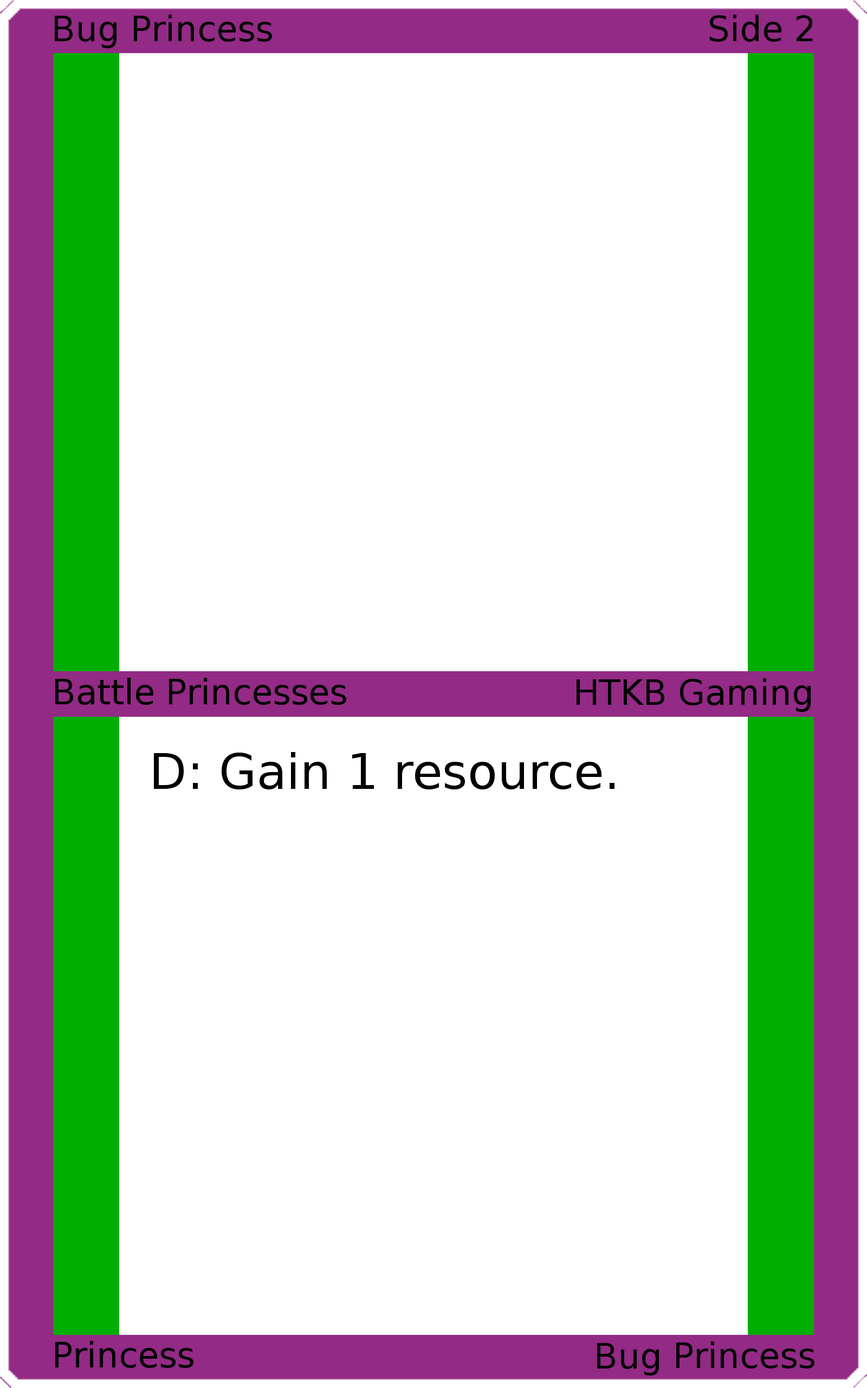
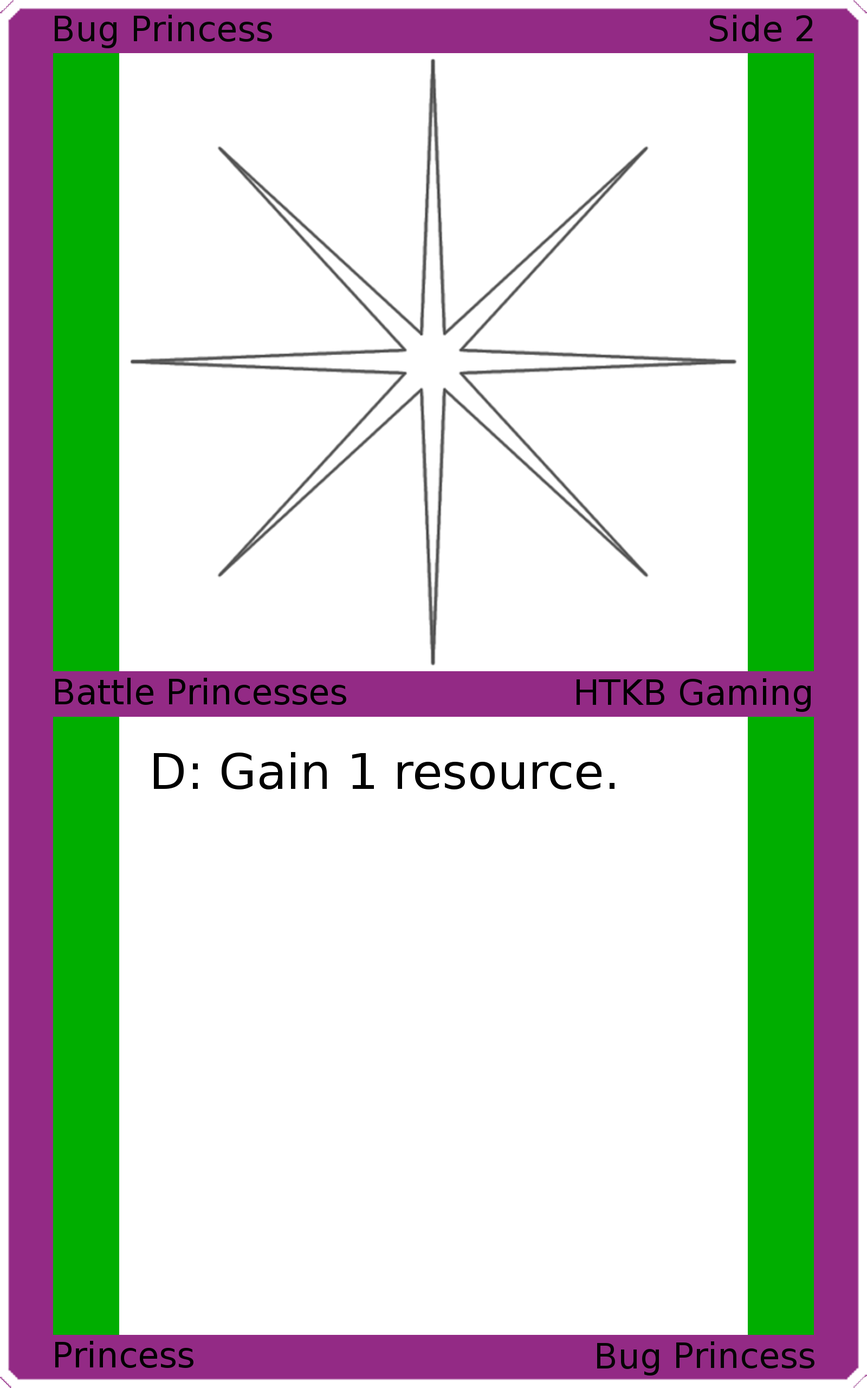
Layered file, before and after one edit (867x1388). Changes by layer:
added layer "Art" above "Top Background" over [129, 57, 738, 666]
